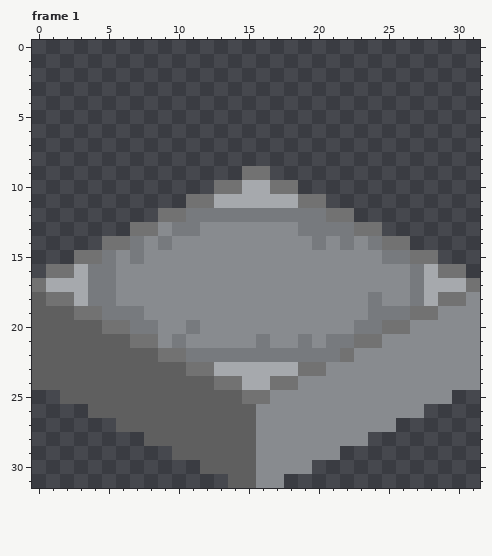
Pixel-art file: assets/tiles/village/tileset.aseprite. The picture above is the old version.
32x32 pixels, 1 frame. Colours within 5 levels of each other are drawn and written as one. Shown: frame 1. The commit also changed other frames, which this record leaves out.
New version:
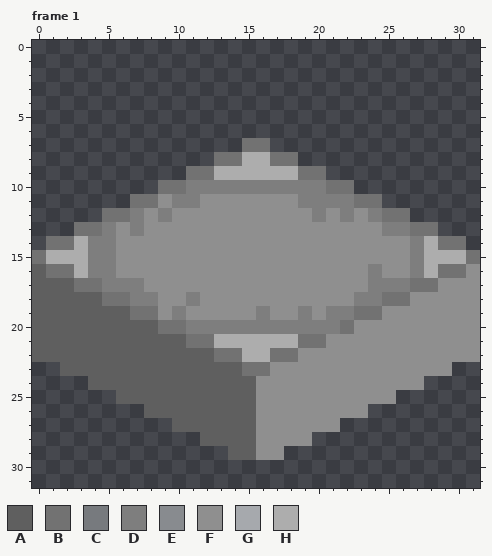
Palette (. is transparent): A #5f5f5f  B #727272  C #777a7e  D #7e7e7e  E #888b8f  F #8f8f8f  G #a6a9ad  H #adadad
From old to new:
Changed rows in their new state; - is an unchanged pixel.
Frame 1:
first column x 0:
 7 ---------------BB---------------
 8 -------------BBHHBB-------------
 9 -----------BBHHHHHHBB-----------
10 ---------BBDDDDDDDDDDBB---------
11 -------BBFDDFFFFFFFDDDDBB-------
12 -----BBDFDFFFFFFFFFFDFDFDBB-----
13 ---BBDFDFFFFFFFFFFFFFFFFFDDBB---
14 -BBHDDFFFFFFFFFFFFFFFFFFFFFDHBB-
15 BHHHDDFFFFFFFFFFFFFFFFFFFFFDHHHB
16 A--HDDFFFFFFFFFFFFFFFFFFDFFDH--F
17 AAABBDDDFFFFFFFFFFFFFFFFDDDBBFFF
18 -AAAABBDDFFDFFFFFFFFFFFDDBBFFFFF
19 ---AAAABBFDFFFFFDFFDFDDBBFFFFFFF
20 -----AAAABBDDDDDDDDDDDBFFFFFFFFF
21 -------AAAABBHHHHHHBBFFFFFFFFFFF
22 ---------AAAABBHHBBFFFFFFFFFFFFF
23 ..---------AAAABBFFFFFFFFFFFFF..
24 ....---------AAAFFFFFFFFFFFF....
25 --....---------AFFFFFFFFFF....--
26 ----....--------FFFFFFFF....----
27 ------....------FFFFFF....------
28 --------....----FFFF....--------
29 ----------....--FF....----------
30 ------------........------------
31 --------------....--------------
Where, in picture pixels (left, top, right, bottom), the same in both pictures:
changed: (32, 138, 480, 488)
